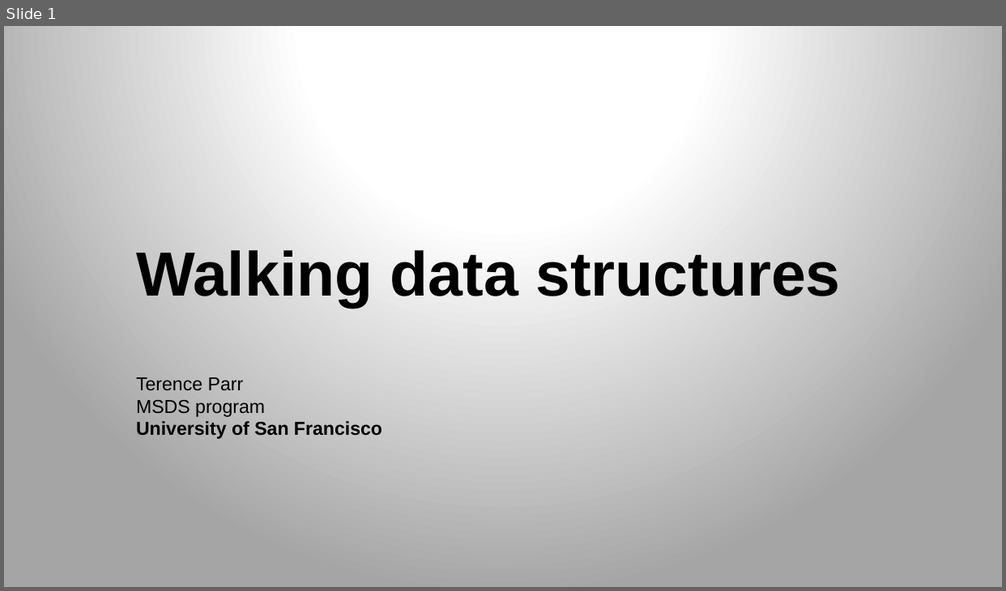
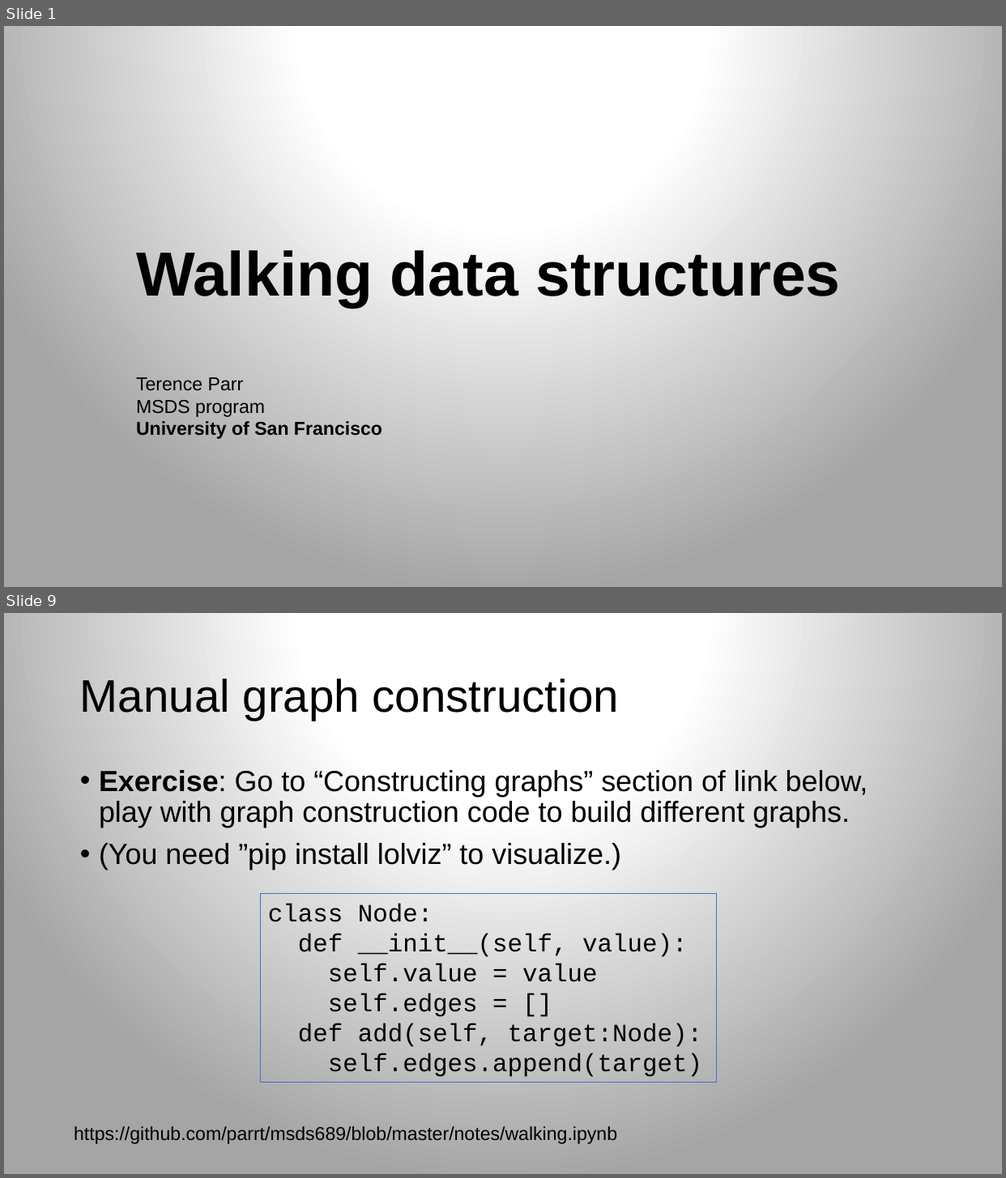
Before and after one commit to parrt/msds689, a slide deck: notes/walking-structures.pptx. Shown one above the other, each under a label of ours: slide 1 before the commit, slides 1 and 9 after it; the slides between them are not shown. The pictures are 1006x591 and 1006x1178 pixels, drawn with LibreOffice and Linux fonts; fonts in the diff are those of the drawing; background and template pictures are left out. Boxes give left, top, right and bottom in pixels: in the first picture for what was removed or moved away, otherwise in the second. Text is boxed around its words. In the diff, an @@ line names an element or a change of style, - is before the commit and + after.

```diff
--- a/notes/walking-structures.pptx
+++ b/notes/walking-structures.pptx
@@ slide 9 added at bbox=[4, 613, 1002, 1174], background gradient #FFFFFF to #A5A5A5 @@
@@ title added at bbox=[80, 679, 619, 720], 44 pt, text #000000 @@
+Manual graph construction
@@ text added at bbox=[99, 770, 868, 870], 28 pt, text #000000 @@
+• Exercise: Go to “Constructing graphs” section of link below, play with graph construction code to build different graphs.
+• (You need ”pip install lolviz” to visualize.)
@@ rectangle added at bbox=[261, 894, 717, 1082], outline #4472C4 0.75 pt, 24 pt, text #000000 @@
+class Node:
+def __init__(self, value):
+self.value = value
+self.edges = []
+def add(self, target:Node):
+self.edges.append(target)
@@ text added at bbox=[74, 1127, 617, 1144], 18 pt, text #000000 @@
+https://github.com/parrt/msds689/blob/master/notes/walking.ipynb
```
Also in this commit, not shown: 4 slides changed, 7 other slides added, 2 slides removed, 9 other files.
